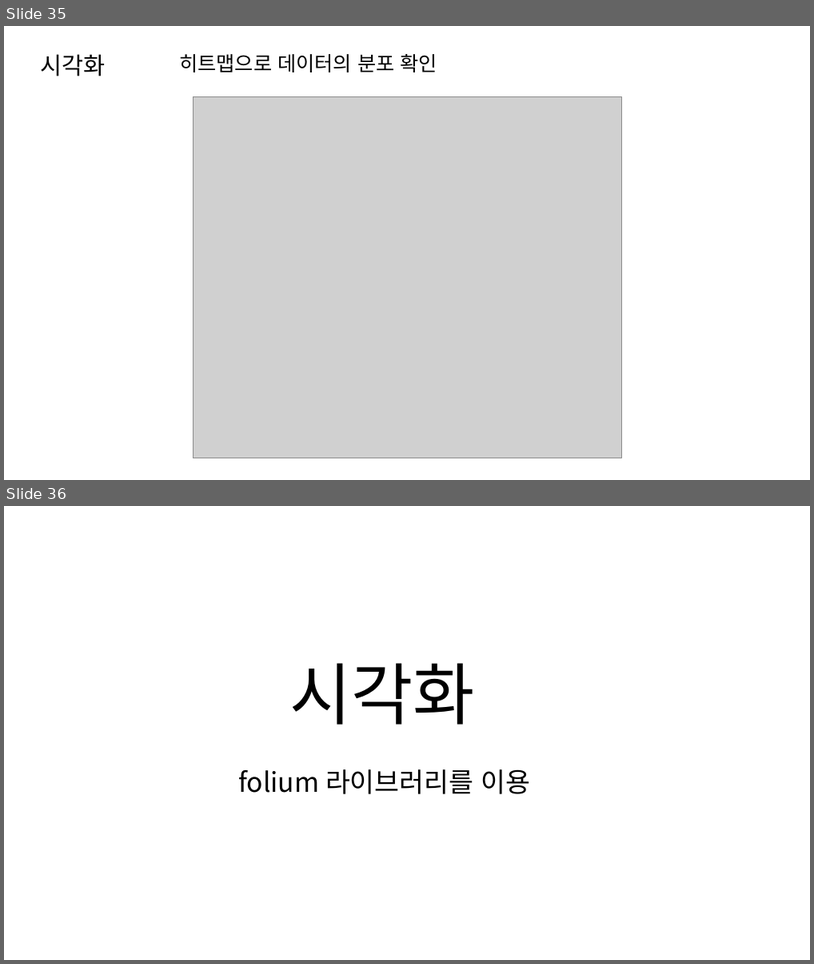
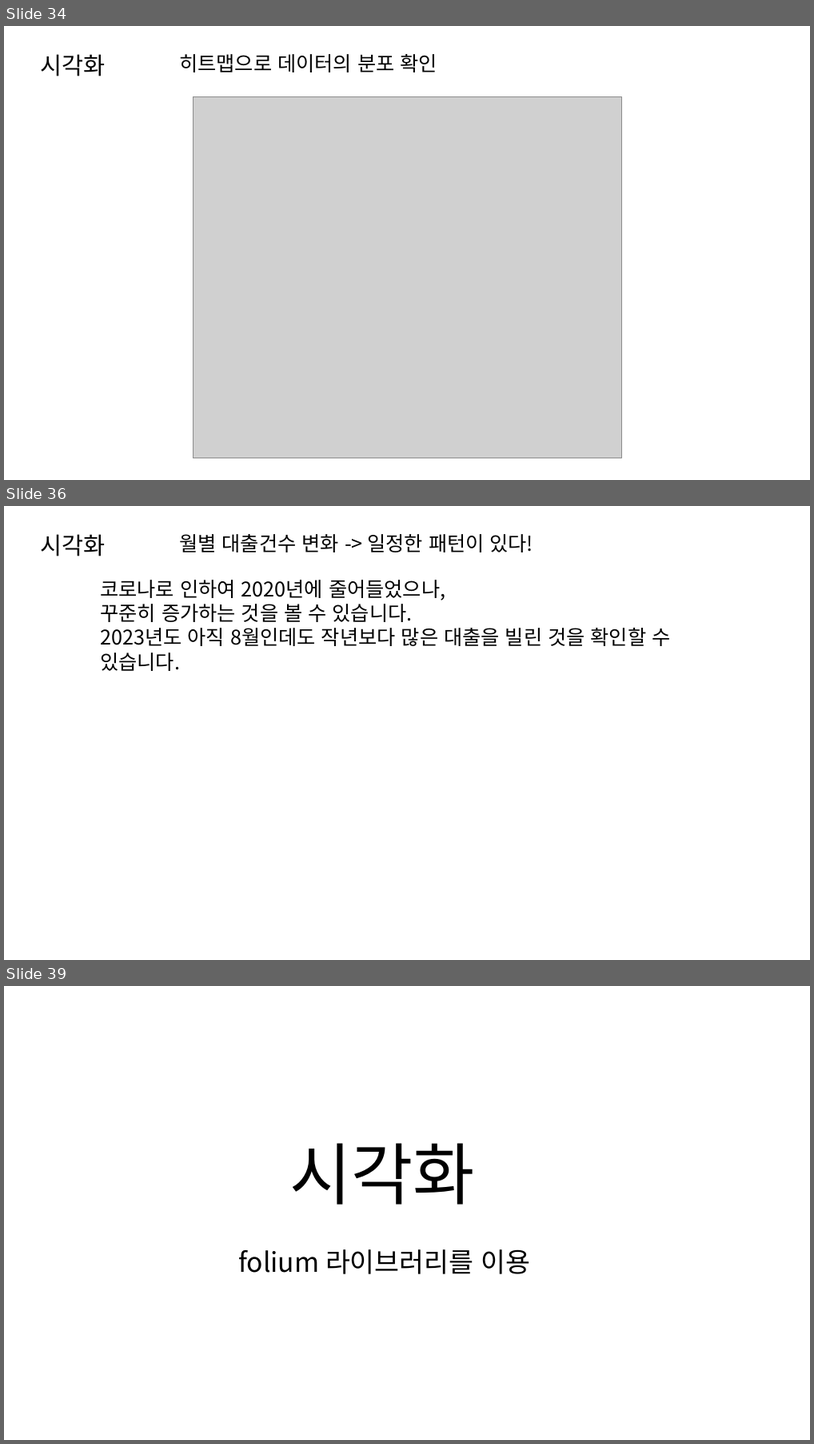
Before and after one commit to dev-hw/SeSAC-live_map, a slide deck: 230810.pptx. Shown one above the other, each under a label of ours: slides 35 and 36 before the commit, slides 34, 36 and 39 after it; the slides between them are not shown. The pictures are 814x964 and 814x1444 pixels, drawn with LibreOffice and Linux fonts; fonts in the diff are those of the drawing; grey boxes stand for pictures. Boxes give left, top, right and bottom in pixels: in the first picture for what was removed or moved away, otherwise in the second. Text is boxed around its words. In the diff, an @@ line names an element or a change of style, - is before the commit and + after.

```diff
--- a/230810.pptx
+++ b/230810.pptx
@@ slide 36 added at bbox=[4, 506, 810, 960], background #FFFFFF @@
@@ text added at bbox=[40, 534, 105, 556], 28 pt, text #000000 @@
+시각화
@@ text added at bbox=[179, 534, 534, 552], 24 pt, text #000000 @@
+월별 대출건수 변화 -> 일정한 패턴이 있다!
@@ text added at bbox=[100, 580, 670, 671], 24 pt, text #000000 @@
+코로나로 인하여 2020년에 줄어들었으나,
+꾸준히 증가하는 것을 볼 수 있습니다.
+2023년도 아직 8월인데도 작년보다 많은 대출을 빌린 것을 확인할 수 있습니다.
@@ what was slide 35 is now slide 34 @@
@@ what was slide 36 is now slide 39 @@
```
Also in this commit, not shown: 3 slides changed, 3 other slides added, 1 slide removed.
